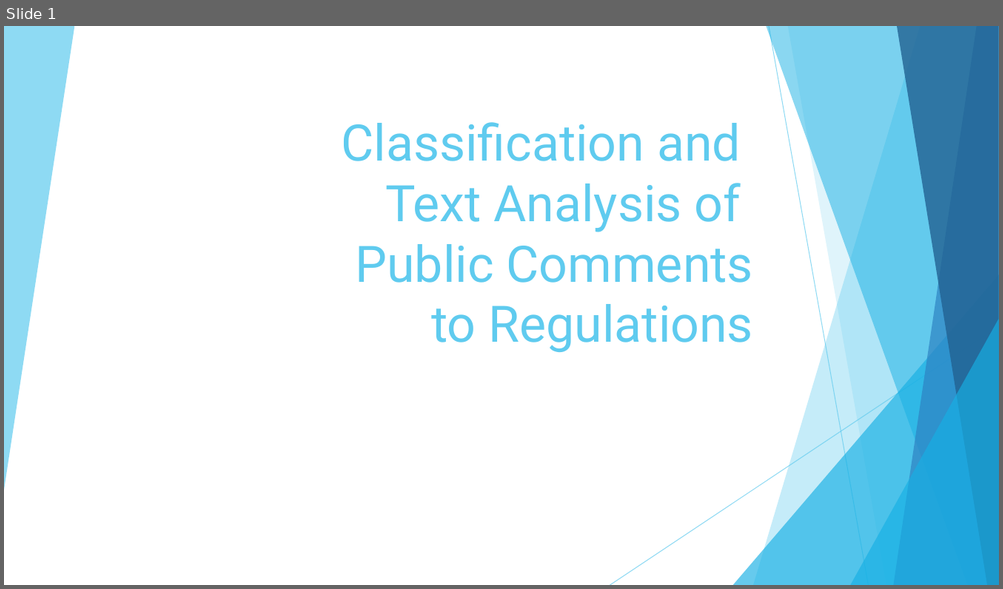
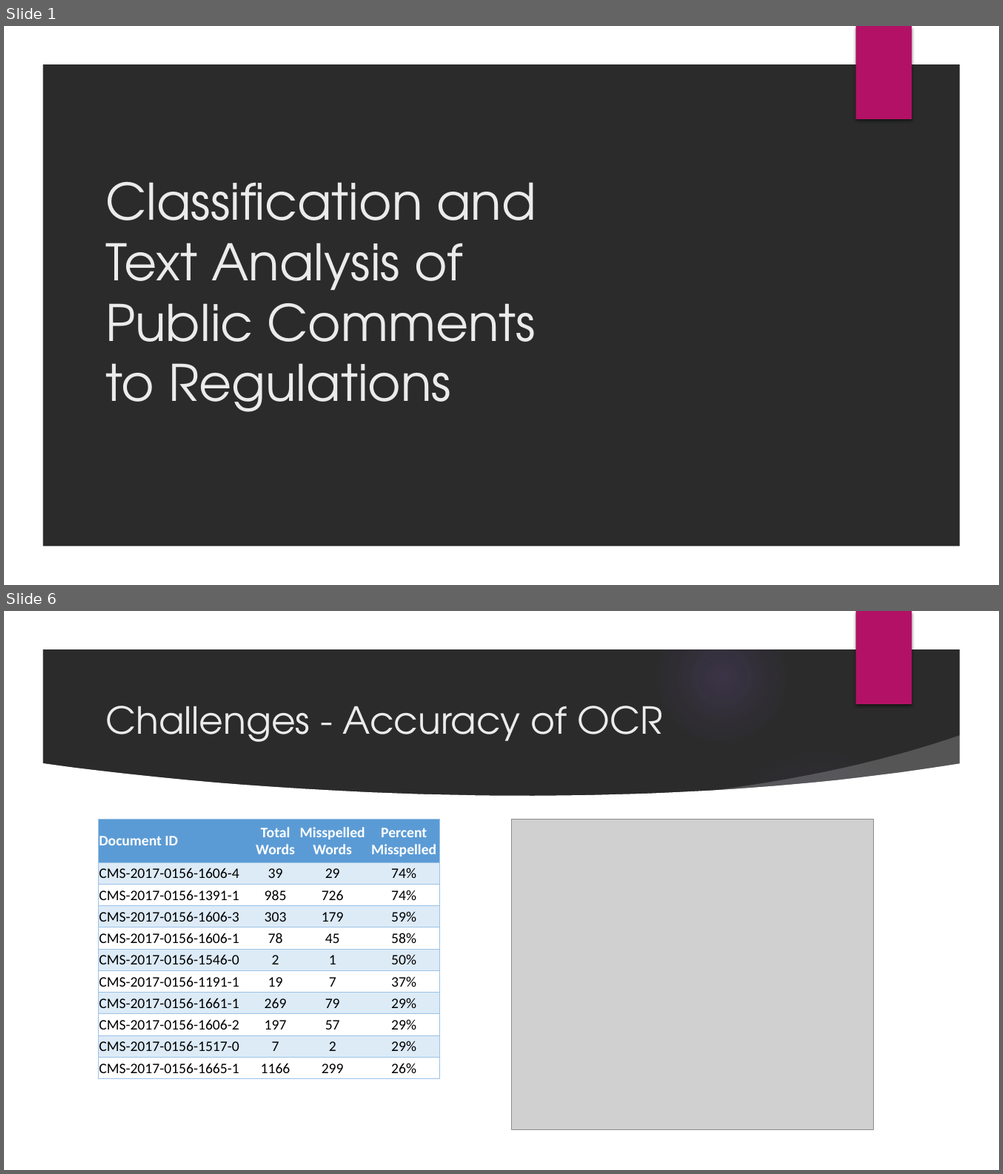
Before and after one commit to HHS/capstone.arthur.pignotti, a slide deck: Capstone - Midway.pptx. Shown one above the other, each under a label of ours: slide 1 before the commit, slides 1 and 6 after it; the slides between them are not shown. The pictures are 1003x589 and 1003x1174 pixels, drawn with LibreOffice and Linux fonts; fonts in the diff are those of the drawing; grey boxes stand for pictures; background and template pictures are left out; a plain dark background stands for a picture behind light text. Boxes give left, top, right and bottom in pixels: in the first picture for what was removed or moved away, otherwise in the second. Text is boxed around its words. In the diff, an @@ line names an element or a change of style, - is before the commit and + after.

```diff
--- a/Capstone - Midway.pptx
+++ b/Capstone - Midway.pptx
@@ slide 6 added at [4,611,999,1170], background picture (left out); not listed: 2 template elements that a slide beside it also shows @@
@@ title added at [105,706,663,742], 36 pt, text #EBEBEB @@
+Challenges - Accuracy of OCR
@@ group added at [4,612,967,1170]: 5 ellipses, 2 freeform shapes @@
@@ table added at [98,819,440,1079], 11 rows, 4 columns @@
+Document ID | Total Words | Misspelled Words | Percent Misspelled
+CMS-2017-0156-1606-4 | 39 | 29 | 74%
+CMS-2017-0156-1391-1 | 985 | 726 | 74%
+CMS-2017-0156-1606-3 | 303 | 179 | 59%
+CMS-2017-0156-1606-1 | 78 | 45 | 58%
+CMS-2017-0156-1546-0 | 2 | 1 | 50%
+CMS-2017-0156-1191-1 | 19 | 7 | 37%
+CMS-2017-0156-1661-1 | 269 | 79 | 29%
+CMS-2017-0156-1606-2 | 197 | 57 | 29%
+CMS-2017-0156-1517-0 | 7 | 2 | 29%
+CMS-2017-0156-1665-1 | 1166 | 299 | 26%
@@ picture added at [512,819,874,1130] @@
@@ slide 1 changed as well @@
@@ background #FFFFFF to picture (left out) @@
@@ freeform shape added at [4,26,999,585], fill #FFFFFF @@
@@ rectangle added at [855,26,911,119], fill #B31166 @@
@@ title "Classification and Text Analysis of ...": place and size @@
-title "Classification and Text Analysis of ..." at [341,122,753,352]
+title "Classification and Text Analysis of ..." at [105,182,536,412]
@@ title "Classification and Text Analysis of ..." at [105,182,536,412]: font Roboto to TeX Gyre Adventor, text colour #5FCBEF to #EBEBEB; alignment right to left @@
@@ group removed at [4,26,999,585]: 6 freeform shapes, 2 lines, 2 triangles @@
```
Also in this commit, not shown: 2 other slides changed, 2 other slides added, 1 slide removed, 3 other files.
